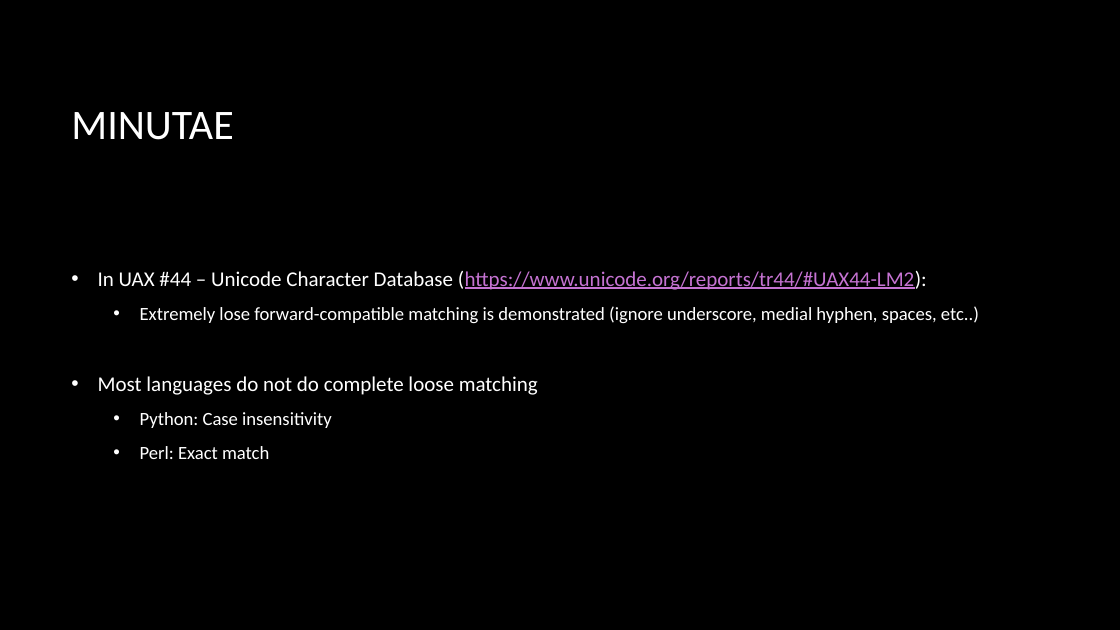
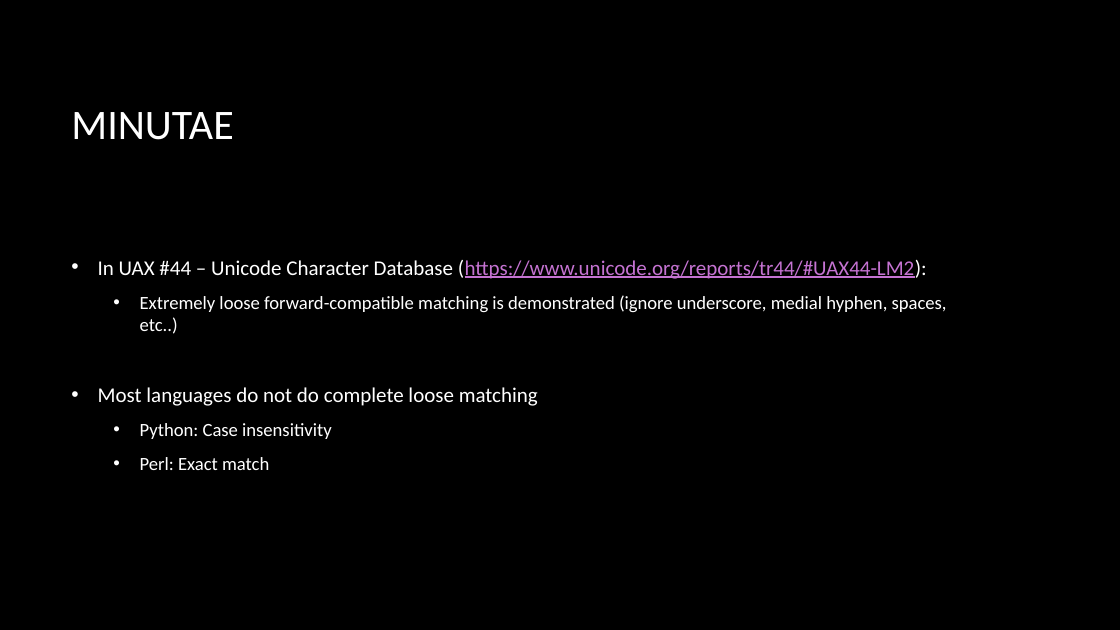
Before and after one commit to ThePhD/future_cxx, a slide deck: slide 8 of papers/presentations/source/d1097.pptx. Drawn at 1120x630 pixels with LibreOffice and Linux fonts; fonts in the diff are those of the drawing; background and template pictures are left out. Boxes give left, top, right and bottom in pixels: in the first picture for what was removed or moved away, otherwise in the second. Text is boxed around its words. In the diff, an @@ line names an element or a change of style, - is before the commit and + after.

```diff
--- a/papers/presentations/source/d1097.pptx
+++ b/papers/presentations/source/d1097.pptx
@@ text at (140, 295, 947, 334): text changed @@
-  • Extremely lose forward-compatible matching is demonstrated (ignore underscore, medial hyphen, spaces, etc..)
+  • Extremely loose forward-compatible matching is demonstrated (ignore underscore, medial hyphen, spaces, etc..)
```
Also in this commit, not shown: 1 other slide changed, 9 other files.
